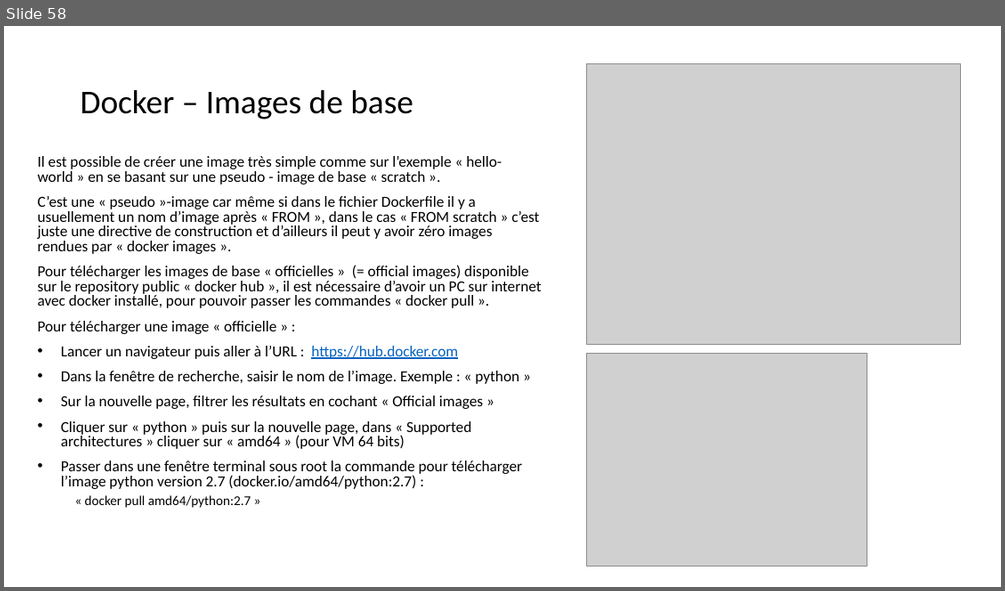
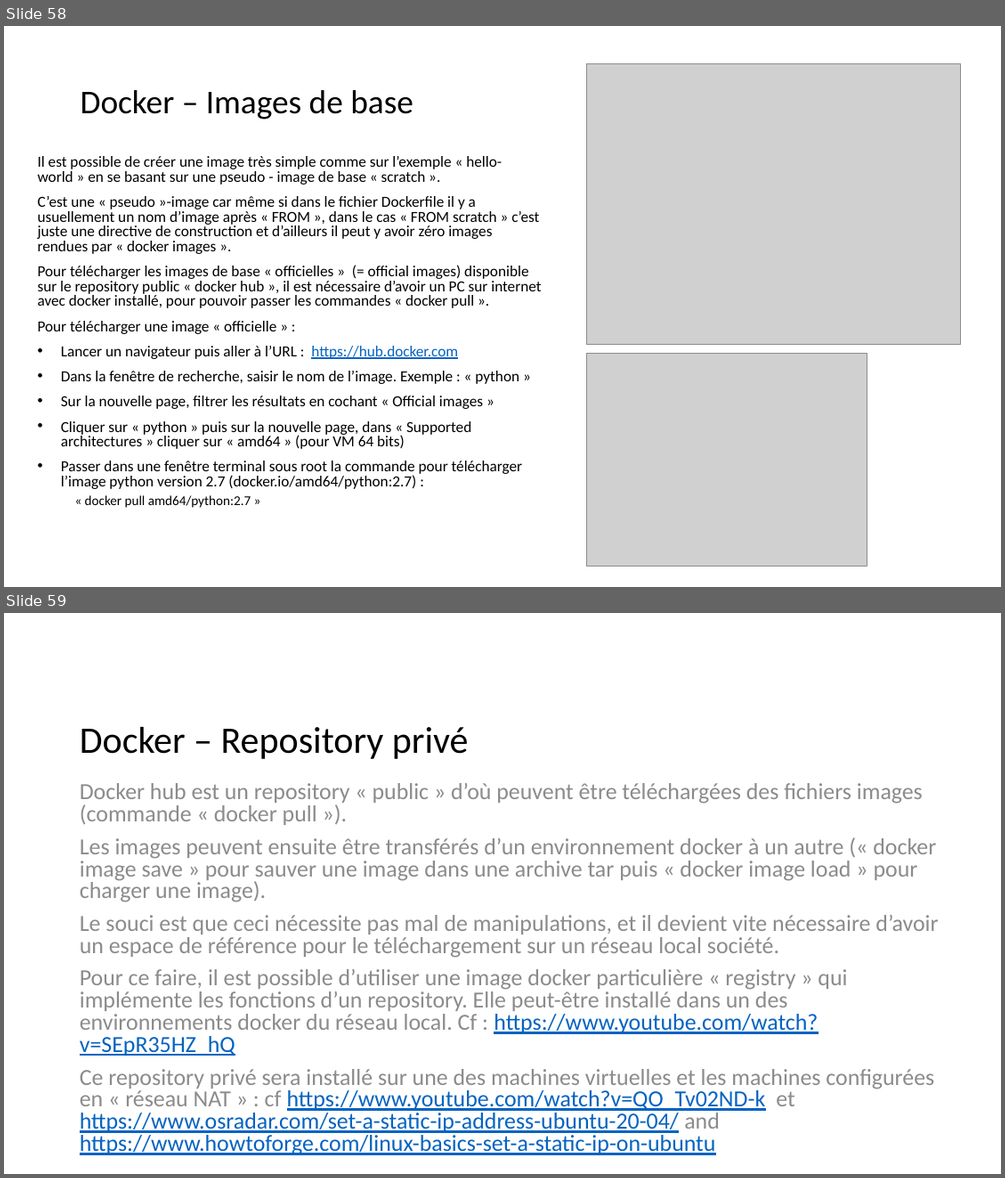
Before and after one commit to dominiquelaurain/fastecdsa, a slide deck: docs/Autoformation_Git.pptx. Shown one above the other, each under a label of ours: slide 58 before the commit, slides 58 and 59 after it. The pictures are 1005x591 and 1005x1178 pixels, drawn with LibreOffice and Linux fonts; fonts in the diff are those of the drawing; grey boxes stand for pictures. Boxes give left, top, right and bottom in pixels: in the first picture for what was removed or moved away, otherwise in the second. Text is boxed around its words. In the diff, an @@ line names an element or a change of style, - is before the commit and + after.

```diff
--- a/docs/Autoformation_Git.pptx
+++ b/docs/Autoformation_Git.pptx
@@ slide 59 added at bbox=[4, 613, 1001, 1174], background #FFFFFF @@
@@ title added at bbox=[80, 727, 469, 759], 36 pt, text #000000 @@
+Docker – Repository privé
@@ text added at bbox=[80, 783, 938, 1133], 22.2 pt, text #8C8C8C @@
+Docker hub est un repository « public » d’où peuvent être téléchargées des fichiers images (commande « docker pull »).
+Les images peuvent ensuite être transférés d’un environnement docker à un autre (« docker image save » pour sauver une image dans une archive tar puis « docker image load » pour charger une image).
+Le souci est que ceci nécessite pas mal de manipulations, et il devient vite nécessaire d’avoir un espace de référence pour le téléchargement sur un réseau local société.
+Pour ce faire, il est possible d’utiliser une image docker particulière « registry » qui implémente les fonctions d’un repository. Elle peut-être installé dans un des environnements docker du réseau local. Cf : https://www.youtube.com/watch?v=SEpR35HZ_hQ
+Ce repository privé sera installé sur une des machines virtuelles et les machines configurées en « réseau NAT » : cf https://www.youtube.com/watch?v=QO_Tv02ND-k et https://www.osradar.com/set-a-static-ip-address-ubuntu-20-04/ and https://www.howtoforge.com/linux-basics-set-a-static-ip-on-ubuntu
```
Also in this commit, not shown: 3 slides changed, 11 other slides added, 1 slide removed.
